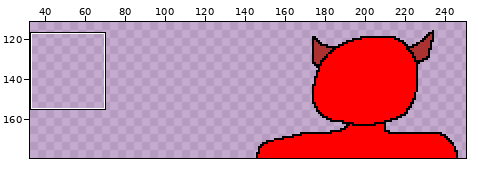
Pixel-art file: sprites/conceptart/soyjak_satan.aseprite. The picture above shows the old version from afar; the outline marks the close-up.
Close-up. Before the edit:
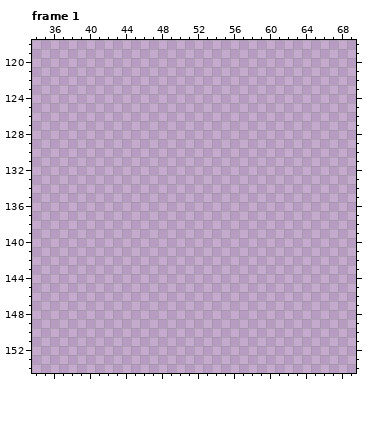
320x180 pixels, 2 frames. Shown: frame 1: x 34..69, y 118..154. The wide view leaves out empty margins.
Visible layers, top first: "Layer 2", "Layer 1".
Palette (. is transparent): 
After the commit:
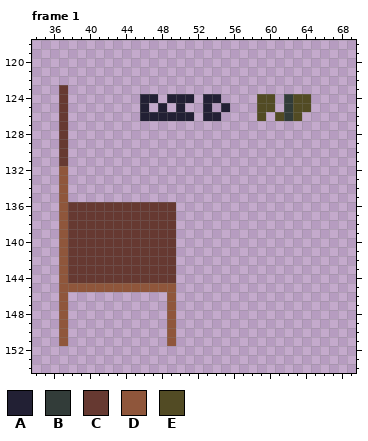
Colours new in this view: A #222034  B #323c39  C #663931  D #8f563b  E #524b24
Change:
Frame 1, layer "Layer 2":
Colour A is added in row 124 at x 46 to 47, 49 to 51 and 53 to 54; in row 125 at x 46, 48, 50, 53 and 55; in row 126 at x 46 to 51 and 53 to 54.
Colour B is added in rows 124 to 126 at x 62.
Colour C is added in rows 123 to 131 at x 37; in rows 136 to 144 at x 38 to 49.
Colour D is added in rows 132 to 144 at x 37; in row 145 at x 37 to 49; in rows 146 to 151 at x 37 and 49.
Colour E is added in rows 124 to 125 at x 59 to 60 and 63 to 64; in row 126 at x 59, 61 and 63.
